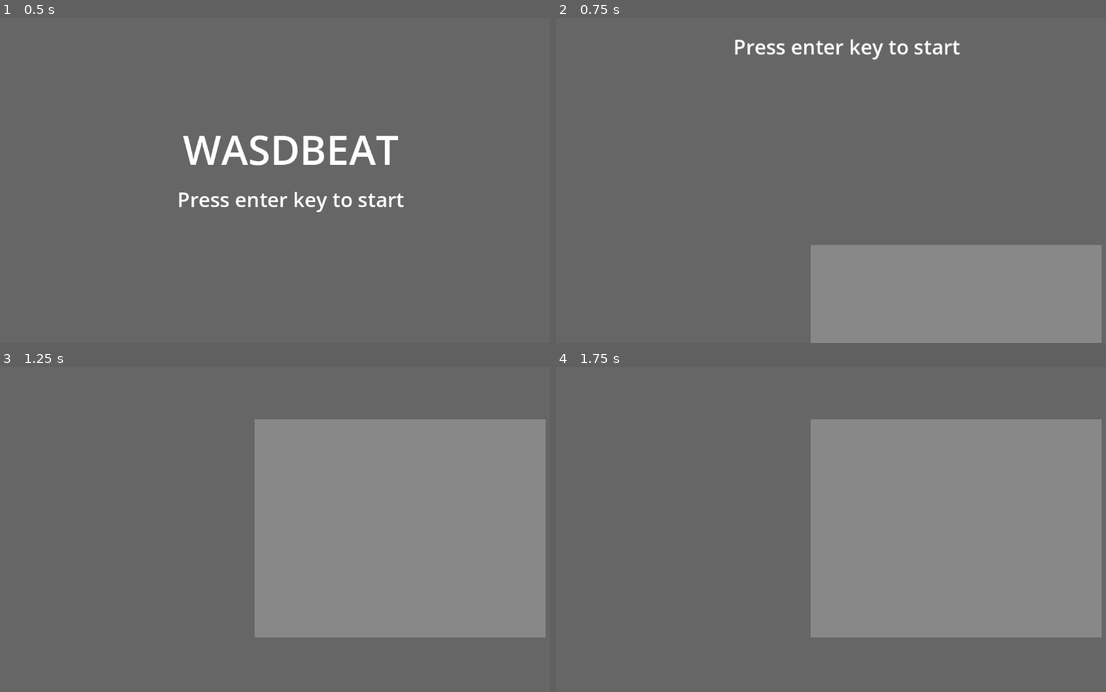
Above: before the commit, frames 1-4 (two rows, left to right).
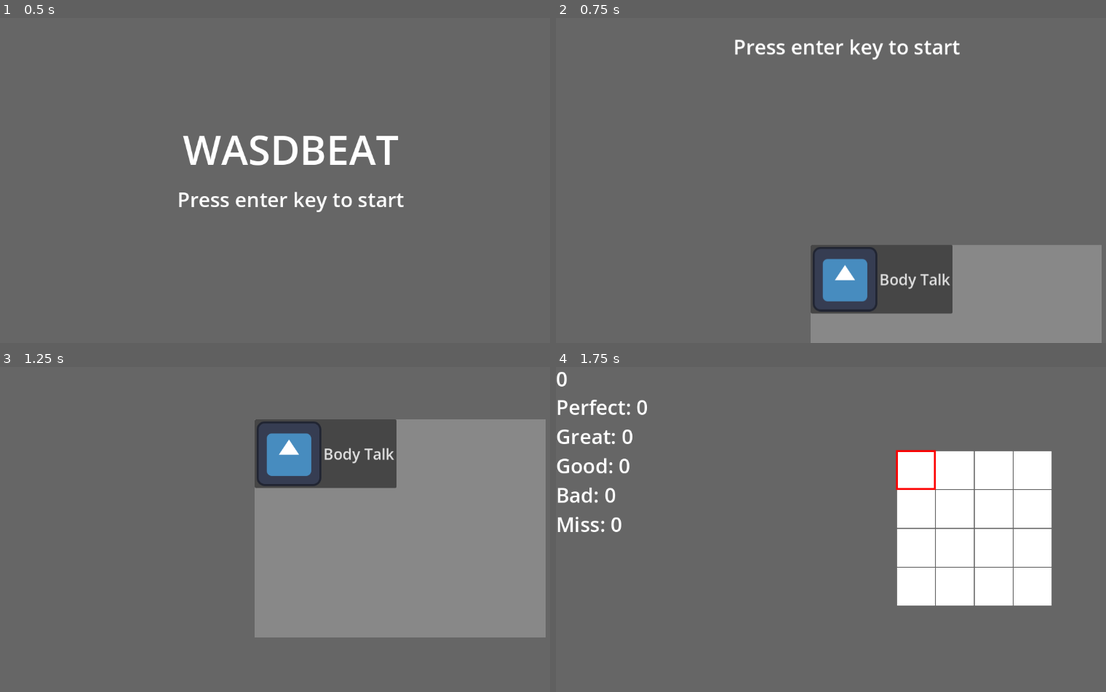
Above: after the commit, the same moments.

Repository: yislDev/252RCOSE45700
Game: Godot game, scene res://scenes/lobby/lobby_ui.tscn
Two runs of this game, one before a commit and one after it. Both use one fixed random seed, a clock stepped at 60 frames per second and the inputs below. The engine's default icon, where the game draws it, is replaced by a stand-in: a white triangle on a blue panel in a dark square.
Inputs (mouse positions are in pixels of both pictures, inside the frame that each line leads up to):
- Up to frame 1 (0.5 s): no input
- Up to frame 2 (0.75 s): tap Enter (key_enter) at 0.5, 0.6 s; hold Right (key_right) from 0.53 s (still down)
- Up to frame 3 (1.25 s): keep holding Right (key_right)
- Up to frame 4 (1.75 s): release Right (key_right) at 1.25 s; click (880, 454) at 1.25 s, where only the run after the commit has a clickable "Body Talk"

Frame 1 is identical in both runs. In frame 2, 5.4% of the frame differs, in the area x 46-73%, y 69-92%; in frame 3, 5.4%; in frame 4, 36%, in the area x 0-100%, y 1-84%.

Commit message:
Middle Check

Diff:
--- a/wasdbeat/scenes/game_started/game.gd
+++ b/wasdbeat/scenes/game_started/game.gd
@@ -4,20 +4,20 @@
 #노트 출현 시간
 const TIME_NOTE_READY: float = 1.000
 const TIME_NOTE_TOO_LATE: float = 0.150
-const TIME_PLAYER_READY: float = 5.000
+const TIME_PLAYER_READY: float = 3.000
 
 #판정 시스템
 const TIME_PERFECT: float = 0.050
 const TIME_GREAT: float = 0.080
 const TIME_GOOD: float = 0.110
-const TIME_BAD: float = 0.150
+const TIME_BAD: float = 0.140
 
 enum NOTE_SCORE {
 	PERFECT,
 	GREAT,
 	GOOD,
 	BAD,
-	FAIL
+	MISS
 }
 
 #패널 설정
@@ -29,6 +29,10 @@
 signal request_remove_note(panel_index)
 
 var score: float = 0.0
+var note_count: int = 0
+var score_of_perfect: float = 0.0
+var score_count: Array[int] = [0,0,0,0,0]
+
 var time_game_playing: float = 0.0
 var note_queue: Array[Array] = []
 var note_current: Array[Array] = []
@@ -65,8 +69,10 @@
 
 	pass
 
-var target_scene_path: String = "res://scenes/music/music_scene/body_talk.tscn"
+var target_scene_path: String #= "res://scenes/music/music_scene/body_talk.tscn"
 func music_ready() -> void:
+
+	target_scene_path = StageLoad.path
 
 	var target_scene: MusicData = load(target_scene_path).instantiate() as MusicData
 	music_bpm = target_scene.bpm
@@ -78,14 +84,17 @@
 
 	second_per_beat = bpm_to_spb(music_bpm)
 
+	note_count = music_note_list.size()
+	score_of_perfect = 1000000 / note_count
+
 	for i in music_note_list:
 		note_queue[i.panel].append(i.time * second_per_beat + music_offset)
-		print(i.panel, i.time)
+		#print(i.panel, i.time)
 
 	var audio_manager: AudioManager = load("res://scenes/music/Audio/audio_manager.tscn").instantiate() as AudioManager
 	add_child(audio_manager)
 	print(music_music)
-	get_tree().create_timer(5.0).connect("timeout", Callable(audio_manager, "play_bgm").bind(music_music))
+	get_tree().create_timer(TIME_PLAYER_READY).connect("timeout", Callable(audio_manager, "play_bgm").bind(music_music))
 	#audio_manager.play_bgm(music_music)
 
 	#테스트 노트들
@@ -99,8 +108,16 @@
 # Called every frame. 'delta' is the elapsed time since the previous frame.
 func _process(delta: float) -> void:
 	time_game_playing += delta
-	$ColorRect/Score.text = ("Score : %f" % score)
+	$ColorRect/Score.text = ("%d" % score)
 	$ColorRect/Time.text = ("Time : %f" % time_game_playing)
+	$ColorRect/NoteScores.text = ("	Perfect\t: %d
+									Great\t\t: %d
+									Good\t\t: %d
+									Bad\t\t\t: %d
+									Miss\t\t: %d" % score_count)
+
+	if (time_game_playing >= music_end_of_song):
+		stage_end()
 
 	#큐에서 노트 읽어와서 대기시키기
 	for i in range(16):
@@ -117,6 +134,7 @@
 			while((not note_current[i].is_empty()) \
 			and (time_game_playing - note_current[i][0] >= TIME_NOTE_TOO_LATE)):
 				note_current[i].pop_front()
+				score_count[4] += 1
 
 	pass
 
@@ -162,6 +180,7 @@
 	var cur_note_timing: float
 	var note_score: NOTE_SCORE
 	print(note_current[player_index])
+
 	if (not note_current[player_index].is_empty()):
 		cur_note_timing = time_at_input - note_current[player_index].pop_front()
 		print(cur_note_timing)
@@ -174,18 +193,21 @@
 		elif (abs(cur_note_timing) <= TIME_BAD):
 			note_score = NOTE_SCORE.BAD
 		else:
-			note_score = NOTE_SCORE.FAIL
+			note_score = NOTE_SCORE.MISS
 
 		match note_score:
 			NOTE_SCORE.PERFECT:
-				score += 1000
+				score += score_of_perfect
+				score_count[0] += 1
 			NOTE_SCORE.GREAT:
-				score += 100
+				score += score_of_perfect * 0.9
+				score_count[1] += 1
 			NOTE_SCORE.GOOD:
-				score+= 10
+				score += score_of_perfect * 0.75
+				score_count[2] += 1
 			NOTE_SCORE.BAD:
-				score+= 1
-
+				score += score_of_perfect * 0.5
+				score_count[3] += 1
 		request_remove_note.emit(player_index)
 
 	###플레이어 움직이기###
@@ -196,3 +218,10 @@
 #BPM을 Beat당 Second(SPB)로
 func bpm_to_spb(bpm: float) -> float:
 	return 60 / bpm
+
+#스테이지 끝
+func stage_end() -> void:
+	StageLoad.score = score
+	StageLoad.score_count = score_count
+	get_tree().change_scene_to_file("res://scenes/stage_end/stage_end.tscn")
+	pass
--- a/wasdbeat/scenes/game_started/game.tscn
+++ b/wasdbeat/scenes/game_started/game.tscn
@@ -16,19 +16,33 @@
 
 [node name="Score" type="Label" parent="ColorRect"]
 layout_mode = 0
-offset_right = 450.0
+offset_right = 200.0
 offset_bottom = 56.0
 theme_override_font_sizes/font_size = 40
-text = "Score : 0"
+text = "0"
 metadata/_edit_lock_ = true
 
 [node name="Time" type="Label" parent="ColorRect"]
+visible = false
+layout_mode = 0
+offset_top = 300.0
+offset_right = 450.0
+offset_bottom = 356.0
+theme_override_font_sizes/font_size = 40
+text = "Time : 0"
+metadata/_edit_lock_ = true
+
+[node name="NoteScores" type="Label" parent="ColorRect"]
 layout_mode = 0
 offset_top = 56.0
 offset_right = 450.0
-offset_bottom = 112.0
+offset_bottom = 343.0
 theme_override_font_sizes/font_size = 40
-text = "Time : 0"
+text = "Perfect	: 0
+Great		: 0
+Good		: 0
+Bad			: 0
+Miss		: 0"
 metadata/_edit_lock_ = true
 
 [node name="GamePlate" parent="." instance=ExtResource("2_jfaht")]
--- a/wasdbeat/scenes/game_started/game_plate_panel.gd
+++ b/wasdbeat/scenes/game_started/game_plate_panel.gd
@@ -19,13 +19,9 @@
 	var note_low = NoteGenerator.generate(Vector2(0,SIZE +20))
 	add_child(note_high)
 	add_child(note_low)
-	#note_high.top_level = true
-	#note_low.top_level = true
 	var tween = get_tree().create_tween().set_parallel(true)
 	tween.tween_property(note_high, "position", note_high.position + Vector2(0,SIZE/2) + Vector2(0,30), Game.TIME_NOTE_READY)
-	#var tween2 = get_tree().create_tween().set_parallel(true)
 	tween.tween_property(note_low, "position", note_low.position - Vector2(0,SIZE/2) - Vector2(0,30), Game.TIME_NOTE_READY)
-	#tween.finished.connect(Callable("remove_note"))
 	var timer = get_tree().create_tween().set_parallel(true)
 	timer.tween_property(self, "position", position, Game.TIME_NOTE_READY+Game.TIME_NOTE_TOO_LATE)
 	timer.connect("finished",Callable(self, "remove_note").bind(true))
@@ -48,6 +44,7 @@
 		target[3].kill()
 	pass
 
+'''
 func remove_note_too_late() -> void:
 
 	if (_on_notes.is_empty()):
@@ -58,3 +55,4 @@
 			target = _on_notes.pop_front()
 			target.queue_free()
 	pass
+'''
--- a/wasdbeat/scenes/lobby/lobby_select.gd
+++ b/wasdbeat/scenes/lobby/lobby_select.gd
@@ -15,3 +15,11 @@
 	var tween = get_tree().create_tween().set_parallel(true)
 	tween.tween_property(self, "position", Vector2(0,0), 0.5)
 	pass # Replace with function body.
+
+
+func _on_button_pressed() -> void:
+	StageLoad.path = "res://scenes/music/music_scene/body_talk.tscn"
+	StageLoad.score = 0
+	StageLoad.music_name = "Body Talk"
+	get_tree().change_scene_to_file("res://scenes/game_started/game_ui.tscn")
+	pass # Replace with function body.
--- a/wasdbeat/scenes/lobby/lobby_select.tscn
+++ b/wasdbeat/scenes/lobby/lobby_select.tscn
@@ -1,18 +1,19 @@
-[gd_scene load_steps=2 format=3 uid="uid://de7c4ypug3da4"]
+[gd_scene load_steps=3 format=3 uid="uid://de7c4ypug3da4"]
 
 [ext_resource type="Script" path="res://scenes/lobby/lobby_select.gd" id="1_dl6rc"]
+[ext_resource type="Texture2D" uid="uid://cdwtsae0eycif" path="res://icon.svg" id="2_l5uyd"]
 
 [node name="LobbySelect" type="Node2D"]
 script = ExtResource("1_dl6rc")
 
-[node name="ColorRect" type="ColorRect" parent="."]
+[node name="LobbySelectBackground" type="ColorRect" parent="."]
 offset_right = 1152.0
 offset_bottom = 648.0
 pivot_offset = Vector2(576, 324)
 color = Color(0.398793, 0.398793, 0.398793, 1)
 metadata/_edit_lock_ = true
 
-[node name="ScrollContainer" type="ScrollContainer" parent="ColorRect"]
+[node name="StageContainer" type="ScrollContainer" parent="LobbySelectBackground"]
 layout_mode = 0
 offset_left = 504.0
 offset_top = 108.0
@@ -21,7 +22,15 @@
 horizontal_scroll_mode = 0
 metadata/_edit_lock_ = true
 
-[node name="ColorRect" type="ColorRect" parent="ColorRect/ScrollContainer"]
+[node name="StageContainerBackground" type="ColorRect" parent="LobbySelectBackground/StageContainer"]
 custom_minimum_size = Vector2(576, 432)
 layout_mode = 2
 color = Color(0.533333, 0.533333, 0.533333, 1)
+
+[node name="Button" type="Button" parent="LobbySelectBackground/StageContainer"]
+layout_mode = 2
+theme_override_font_sizes/font_size = 30
+text = "Body Talk"
+icon = ExtResource("2_l5uyd")
+
+[connection signal="pressed" from="LobbySelectBackground/StageContainer/Button" to="." method="_on_button_pressed"]
--- a/wasdbeat/scenes/lobby/stage_load.gd
+++ b/wasdbeat/scenes/lobby/stage_load.gd
@@ -2,3 +2,5 @@
 
 var score: float = 0.0
 var path: String = ""
+var music_name: String = ""
+var score_count: Array[int] = []
--- a/wasdbeat/scenes/music/music_scene/body_talk.tscn
+++ b/wasdbeat/scenes/music/music_scene/body_talk.tscn
@@ -402,5 +402,5 @@
 music = ExtResource("2_4581b")
 artists = "M2U"
 note_list = Array[ExtResource("2_nfp8p")]([SubResource("Resource_fftwn"), SubResource("Resource_s0tc3"), SubResource("R …(2342 unchanged characters)…
-end_of_song = 3000.0
-offset = 0.465
+end_of_song = 126.0
+offset = 0.43
--- a/wasdbeat/scenes/music/music_scene/music_data.gd
+++ b/wasdbeat/scenes/music/music_scene/music_data.gd
@@ -8,9 +8,6 @@
 @export var note_list: Array[NoteInfo]
 @export var end_of_song: float
 @export var offset: float
-
-#바뀌는 요소
-@export var best_score: float = 0
 
 '''
 func _init(bpm: float, path: String, artists: String, note_list: Array[NoteInfo], end_of_song: float) -> void:
--- /dev/null
+++ b/wasdbeat/scenes/stage_end/stage_end.gd
@@ -0,0 +1,28 @@
+extends Node2D
+
+func _ready() -> void:
+	$ColorRect/NoteScores.text = ("	Perfect\t: %d
+									Great\t\t: %d
+									Good\t\t: %d
+									Bad\t\t\t: %d
+									Miss\t\t: %d" % StageLoad.score_count)
+	$ColorRect/Title.text = StageLoad.music_name
+	var rank: String = ""
+	if (StageLoad.score > 999999):
+		rank = "M"
+	elif (StageLoad.score >= 950000):
+		rank = "S"
+	elif (StageLoad.score >= 900000):
+		rank = "A"
+	elif (StageLoad.score >= 800000):
+		rank = "B"
+	elif (StageLoad.score >= 700000):
+		rank = "C"
+	else:
+		rank = "F"
+	$ColorRect/Rank.text = rank
+	$ColorRect/Score.text = "Score : %d" % StageLoad.score
+
+func _on_next_pressed() -> void:
+	get_tree().change_scene_to_file("res://scenes/lobby/lobby_ui.tscn")
+	pass # Replace with function body.
--- /dev/null
+++ b/wasdbeat/scenes/stage_end/stage_end.tscn
@@ -0,0 +1,81 @@
+[gd_scene load_steps=2 format=3 uid="uid://sa2l83tbq7oj"]
+
+[ext_resource type="Script" path="res://scenes/stage_end/stage_end.gd" id="1_el4yn"]
+
+[node name="StageEnd" type="Node2D"]
+script = ExtResource("1_el4yn")
+
+[node name="ColorRect" type="ColorRect" parent="."]
+offset_right = 1152.0
+offset_bottom = 648.0
+pivot_offset = Vector2(576, 324)
+color = Color(0.398793, 0.398793, 0.398793, 1)
+metadata/_edit_lock_ = true
+
+[node name="Rank" type="Label" parent="ColorRect"]
+layout_mode = 0
+offset_left = 338.0
+offset_top = 306.0
+offset_right = 538.0
+offset_bottom = 471.0
+theme_override_font_sizes/font_size = 120
+text = "S"
+horizontal_alignment = 1
+metadata/_edit_lock_ = true
+
+[node name="RankSub" type="Label" parent="ColorRect"]
+layout_mode = 0
+offset_left = 221.0
+offset_top = 364.0
+offset_right = 421.0
+offset_bottom = 529.0
+theme_override_font_sizes/font_size = 40
+text = "Rank :"
+horizontal_alignment = 1
+
+[node name="Title" type="Label" parent="ColorRect"]
+layout_mode = 0
+offset_left = 361.0
+offset_top = 100.0
+offset_right = 791.0
+offset_bottom = 183.0
+theme_override_font_sizes/font_size = 60
+text = "Title"
+horizontal_alignment = 1
+metadata/_edit_lock_ = true
+
+[node name="NoteScores" type="Label" parent="ColorRect"]
+layout_mode = 0
+offset_left = 702.0
+offset_top = 250.0
+offset_right = 1102.0
+offset_bottom = 537.0
+theme_override_font_sizes/font_size = 30
+text = "Perfect	: 0
+Great		: 0
+Good		: 0
+Bad			: 0
+Miss		: 0"
+metadata/_edit_lock_ = true
+
+[node name="Next" type="Button" parent="ColorRect"]
+layout_mode = 0
+offset_left = 1002.0
+offset_top = 518.0
+offset_right = 1152.0
+offset_bottom = 598.0
+theme_override_font_sizes/font_size = 40
+text = "Next"
+icon_alignment = 1
+
+[node name="Score" type="Label" parent="ColorRect"]
+layout_mode = 0
+offset_left = 266.0
+offset_top = 250.0
+offset_right = 466.0
+offset_bottom = 415.0
+theme_override_font_sizes/font_size = 40
+text = "Score : 0"
+metadata/_edit_lock_ = true
+
+[connection signal="pressed" from="ColorRect/Next" to="." method="_on_next_pressed"]
